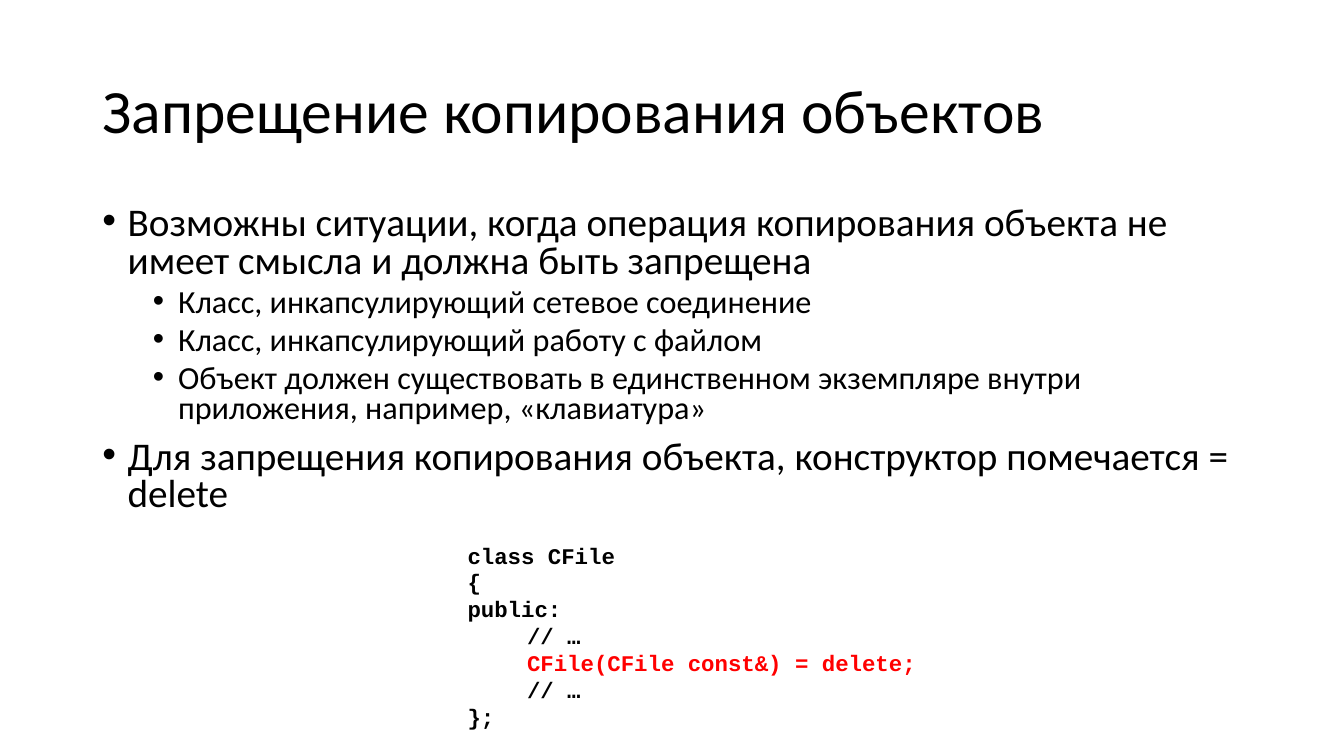
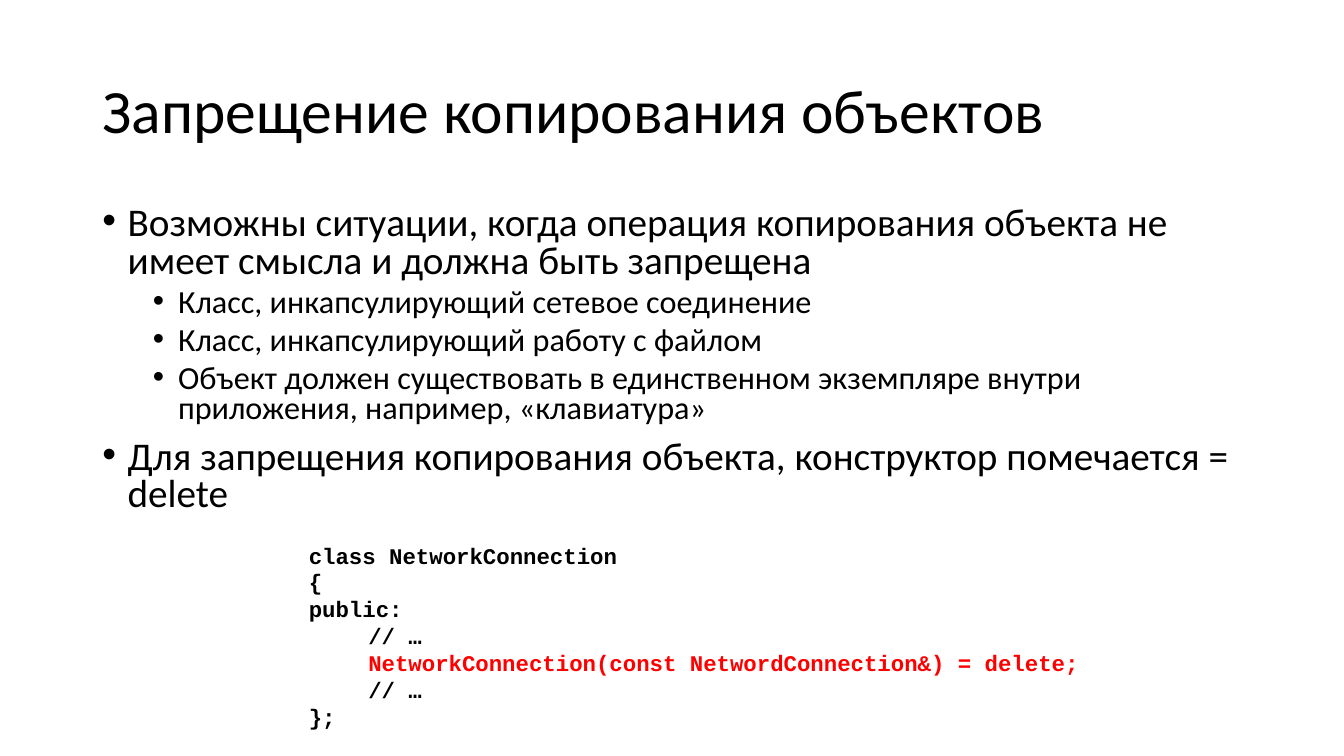
Before and after one commit to alexey-malov/oop, a slide deck: slide 106 of lectures/02/Основы ООП.pptx (slide 104 before the commit). Drawn at 1344x756 pixels with LibreOffice and Linux fonts; fonts in the diff are those of the drawing. Boxes give left, top, right and bottom in pixels: in the first picture for what was removed or moved away, otherwise in the second. Text is boxed around its words. In the diff, an @@ line names an element or a change of style, - is before the commit and + after.

```diff
--- a/lectures/02/Основы ООП.pptx
+++ b/lectures/02/Основы ООП.pptx
@@ text "class NetworkConnection": place and size @@
-text "class NetworkConnection" at [468,547,916,676]
+text "class NetworkConnection" at [309,547,1079,676]
@@ text at [309,547,617,565]: text changed @@
-class CFile
+class NetworkConnection
@@ text at [368,655,1079,676]: text changed @@
-CFile(CFile const&) = delete;
+NetworkConnection(const NetwordConnection&) = delete;
```
Also in this commit, not shown: 11 other slides changed, 10 slides added, 11 other files.
